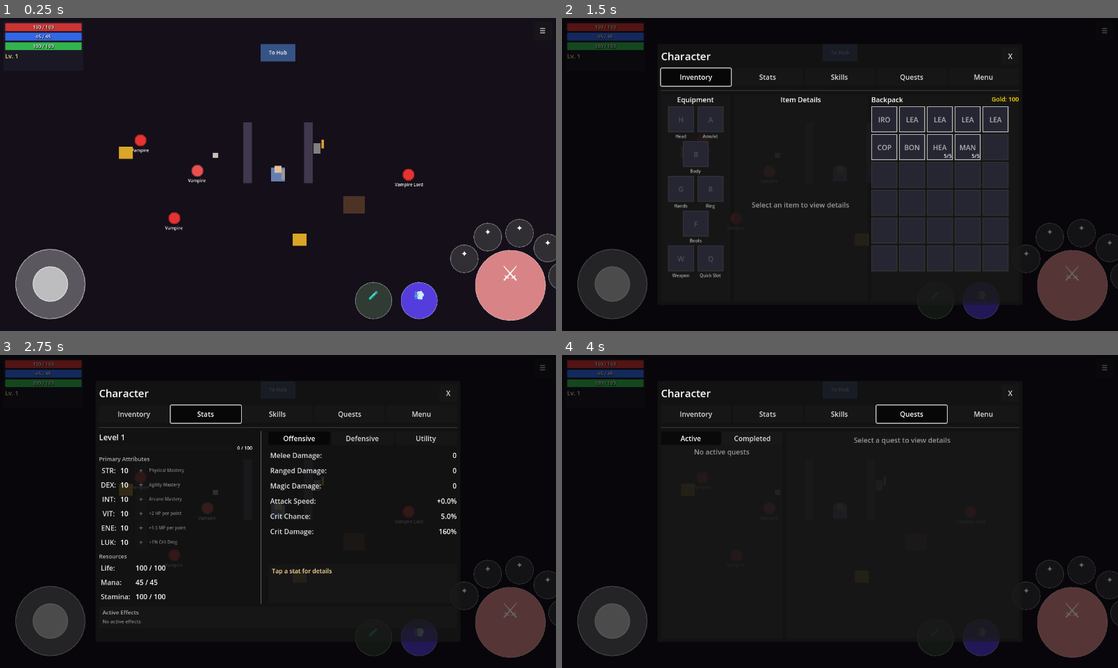
Above: before the commit, frames 1-4 (two rows, left to right).
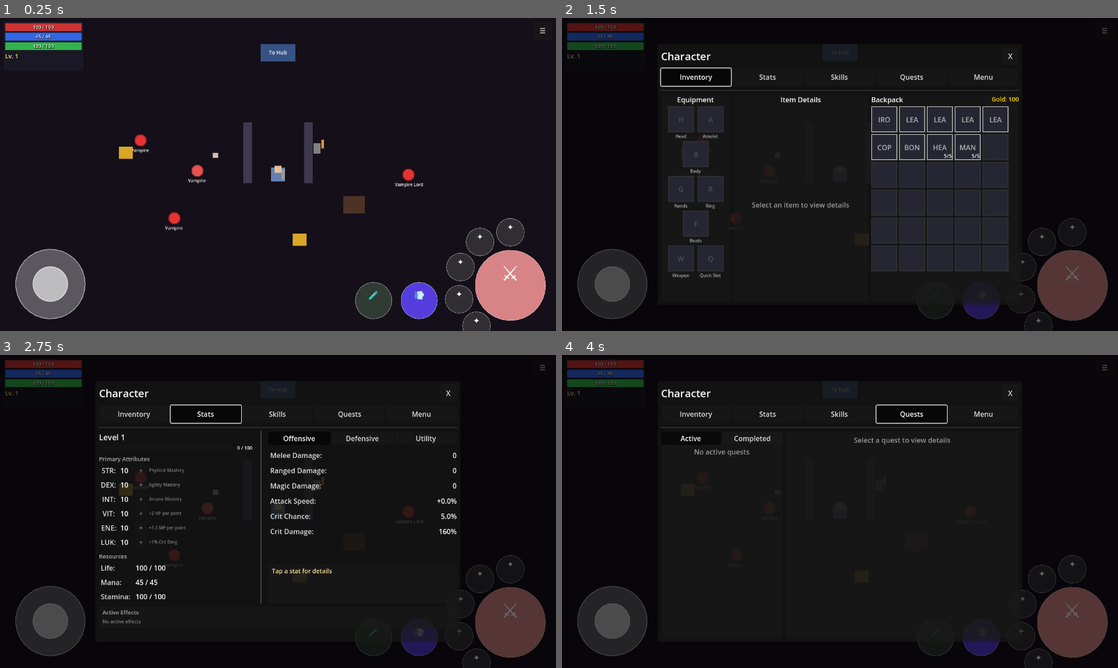
Above: after the commit, the same moments.

Repository: MatousHruska/MobileTestia
Game: Godot game, scene res://scenes/world/zone_crypt.tscn
The game is run twice, just before and just after one commit, with the same random seed, the same clock (stepped at 60 frames per second) and the same inputs. This scene is started directly instead of the project's main scene.
Inputs:
- Up to frame 1 (0.25 s): no input
- Up to frame 2 (1.5 s): click "☰" at 0.5 s; click "Inventory" at 1.25 s
- Up to frame 3 (2.75 s): click "Stats" at 2 s
- Up to frame 4 (4 s): click "Skills" at 2.75 s; click "Quests" at 3.5 s

The runs differ from the first frame. In frame 1, 1.9% of the frame differs, in the area x 80-100%, y 63-100%; in frame 2, 0.2%; in frame 3, 0.2%; in frame 4, 0.2%.

Commit message:
Center ability arc at 200 degrees

Diff:
--- a/resources/combat_hud_config.tres
+++ b/resources/combat_hud_config.tres
@@ -15,8 +15,8 @@
 ability_no_mana_color = Color(0.3, 0.3, 0.5, 0.7)
 ability_cooldown_color = Color(0.2, 0.2, 0.2, 0.6)
 arc_distance = 122.0
-arc_start_angle = 210.0
-arc_end_angle = 350.0
+arc_start_angle = 130.0
+arc_end_angle = 270.0
 dodge_radius = 42.0
 dodge_color = Color(0.38, 0.27, 1, 0.85)
 dodge_pressed_color = Color(0.55, 0.45, 1, 0.95)
